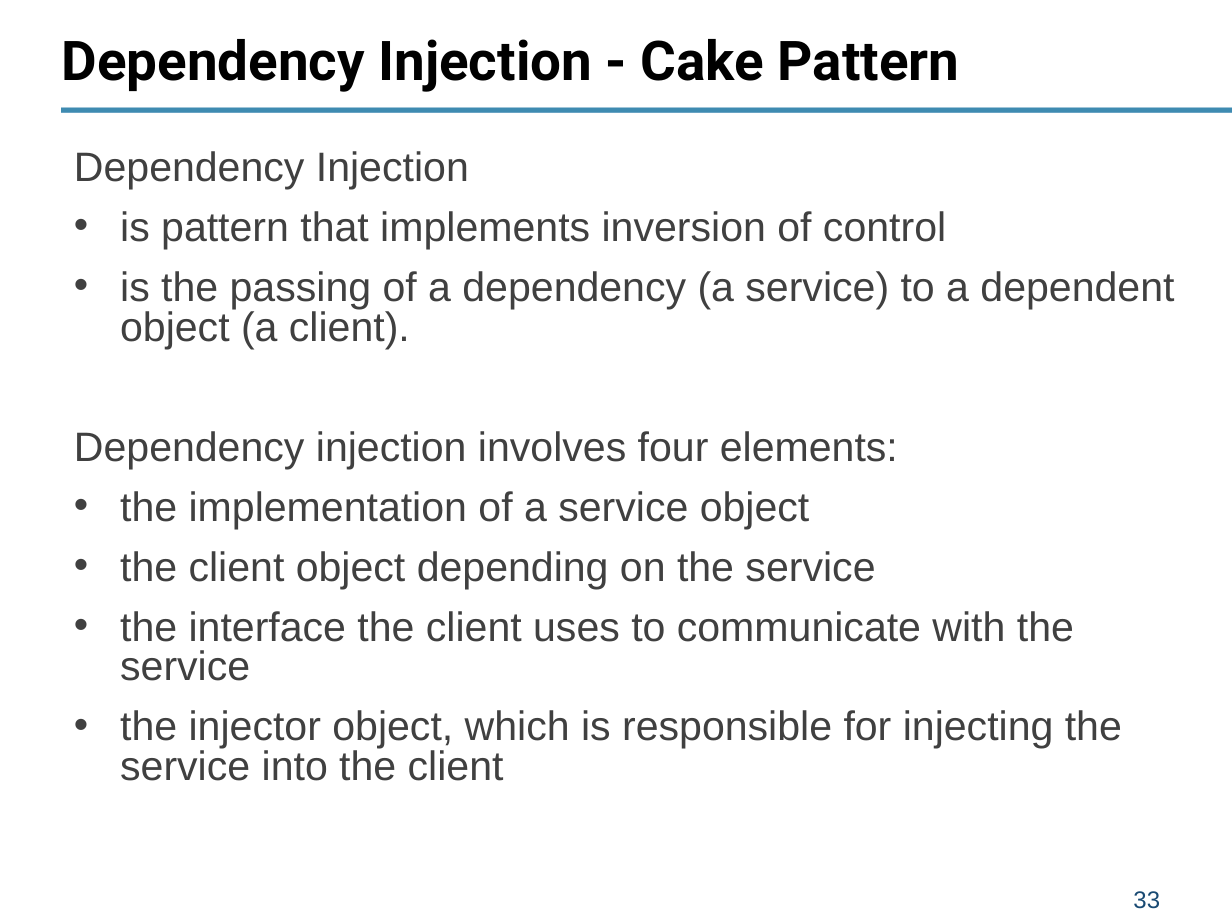
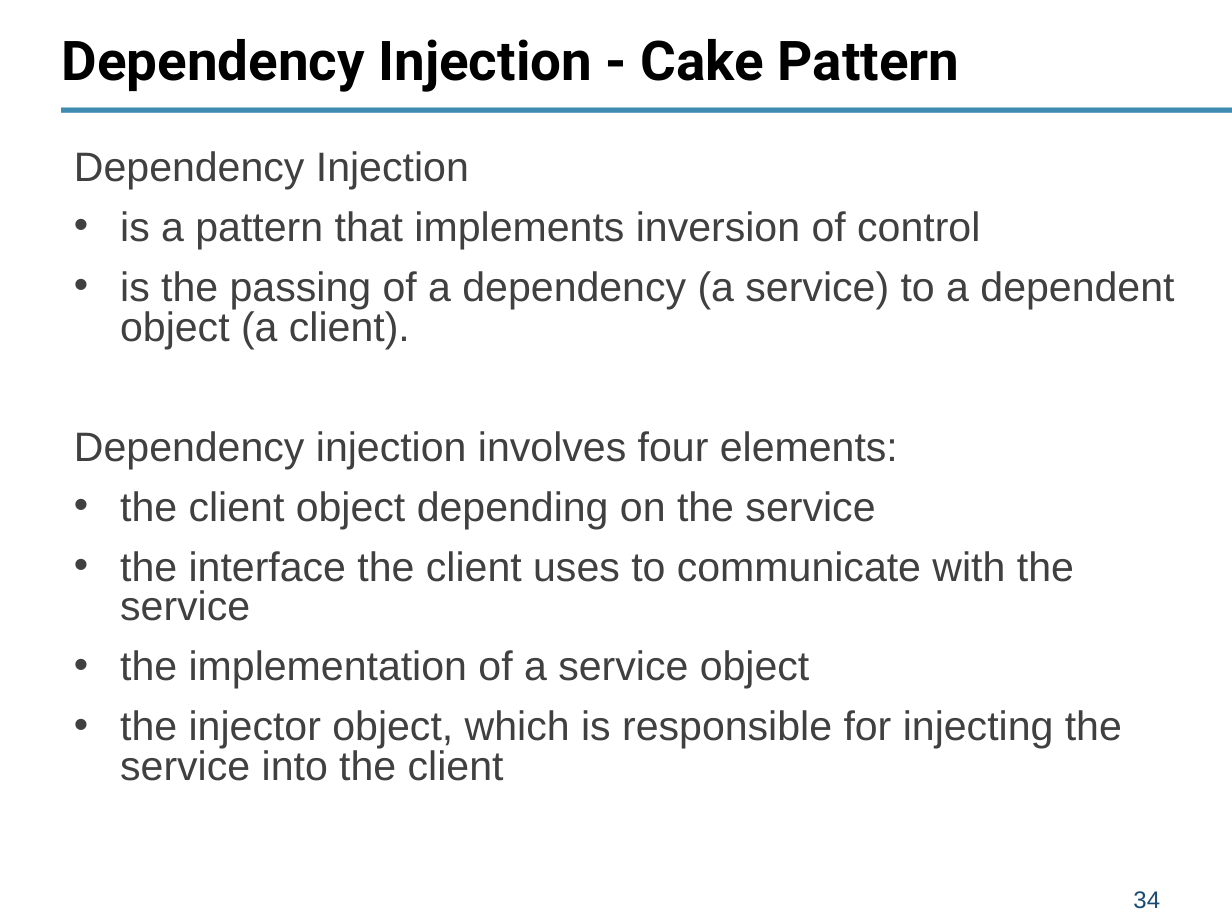
Before and after one commit to Vitaliy-Savkin/scala_patterns, a slide deck: slide 34 of presentations/Object-Functional patterns in Scala.pptx (slide 33 before the commit). Drawn at 1232x924 pixels with LibreOffice and Linux fonts; fonts in the diff are those of the drawing. Boxes give left, top, right and bottom in pixels: in the first picture for what was removed or moved away, otherwise in the second. Text is boxed around its words. In the diff, an @@ line names an element or a change of style, - is before the commit and + after.

```diff
--- a/presentations/Object-Functional patterns in Scala.pptx
+++ b/presentations/Object-Functional patterns in Scala.pptx
@@ text at (120, 211, 980, 249): text changed @@
-• is pattern that implements inversion of control
+• is a pattern that implements inversion of control
@@ text at (120, 491, 810, 529): paragraph removed @@
-• the implementation of a service object
@@ text at (120, 650, 810, 689): paragraph added @@
+• the implementation of a service object
@@ page number at (1133, 891, 1160, 909): text changed @@
-33
+34
```
Also in this commit, not shown: 3 other slides changed, 1 slide added, 2 other files.
